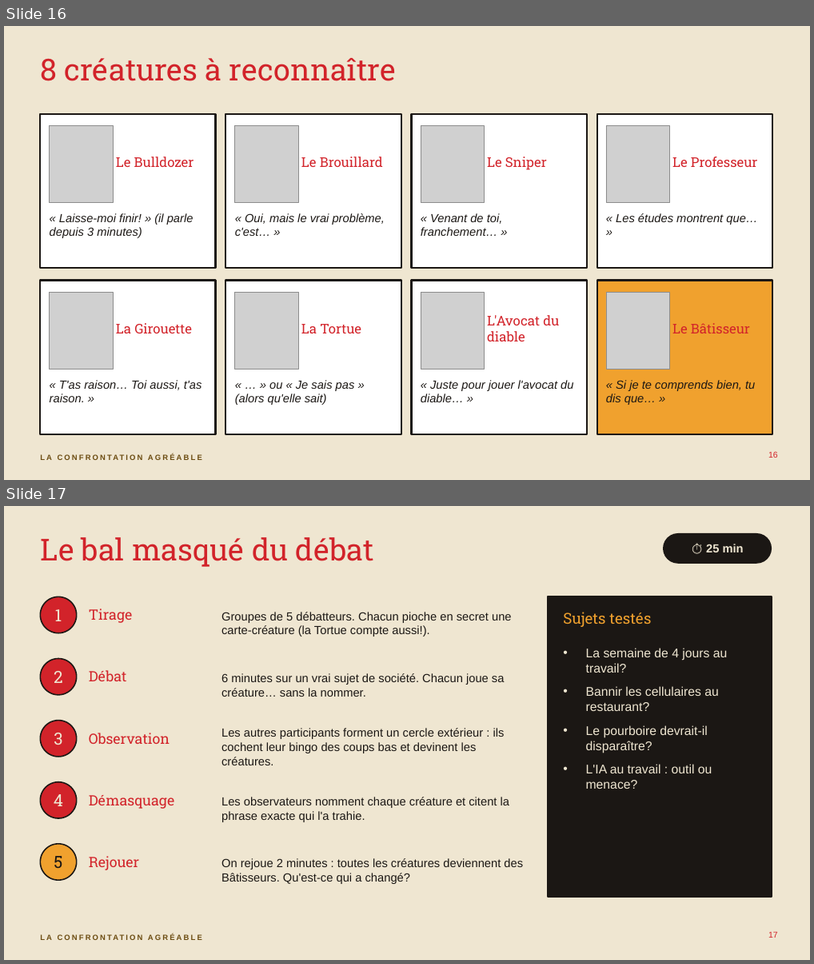
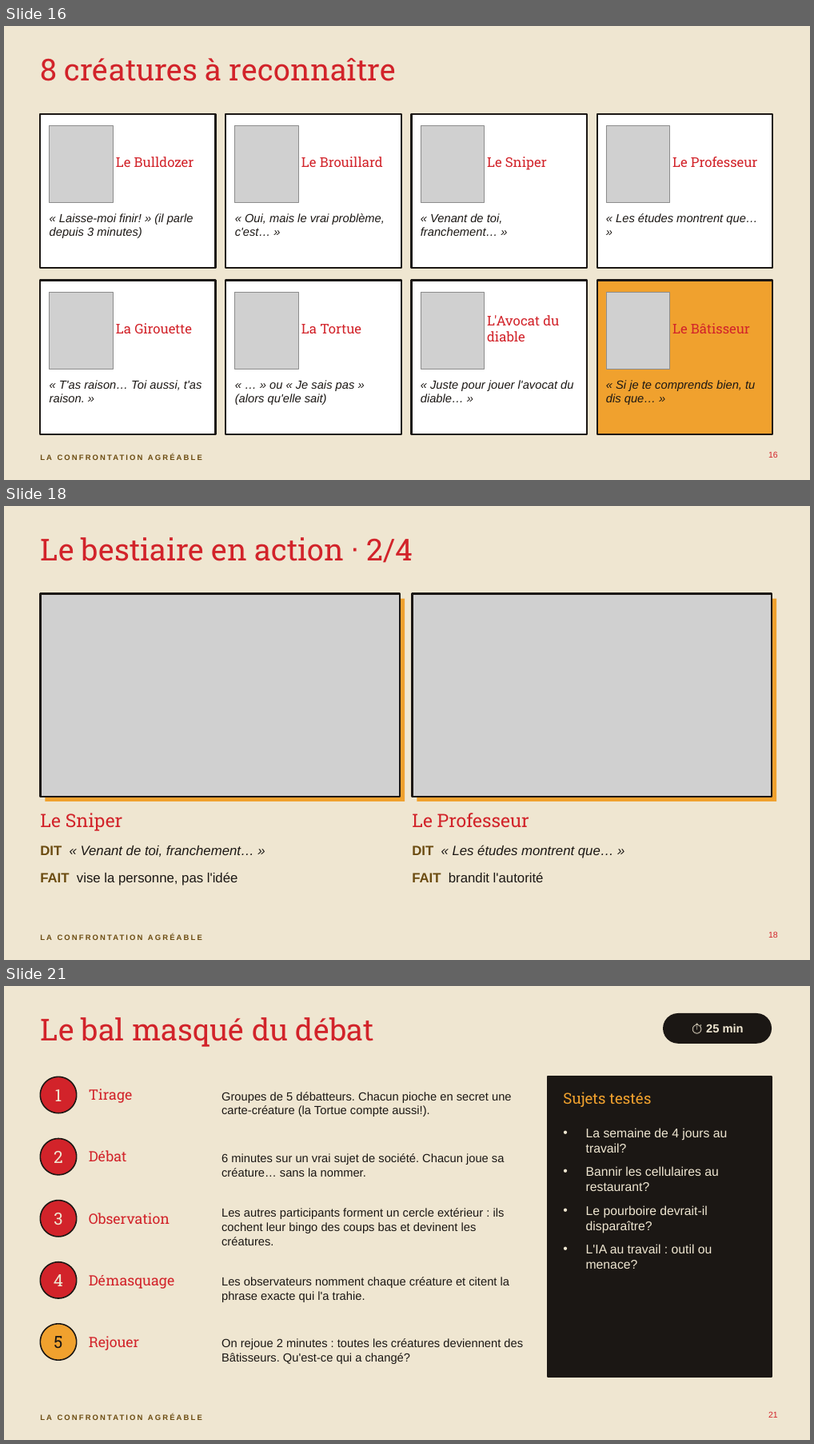
Before and after one commit to isabellepedneault111-ai/Chat-, a slide deck: debat-agreable/seminaire-confrontation-agreable.pptx. Shown one above the other, each under a label of ours: slides 16 and 17 before the commit, slides 16, 18 and 21 after it; the slides between them are not shown. The pictures are 814x964 and 814x1444 pixels, drawn with LibreOffice and Linux fonts; fonts in the diff are those of the drawing; grey boxes stand for pictures. Boxes give left, top, right and bottom in pixels: in the first picture for what was removed or moved away, otherwise in the second. Text is boxed around its words. In the diff, an @@ line names an element or a change of style, - is before the commit and + after.

```diff
--- a/debat-agreable/seminaire-confrontation-agreable.pptx
+++ b/debat-agreable/seminaire-confrontation-agreable.pptx
@@ slide 18 added at (4, 506, 810, 960), background #EFE6D1; not listed: 1 template element that a slide beside it also shows @@
@@ title added at (40, 537, 413, 563), 36 pt, text #D2232A @@
+Le bestiaire en action · 2/4
@@ picture added at (40, 594, 400, 796) @@
@@ rectangle added at (40, 594, 400, 796), outline #1B1714 2.5 pt @@
@@ rectangle added at (45, 599, 405, 801), fill #F0A12E @@
@@ picture added at (412, 594, 772, 796) @@
@@ rectangle added at (412, 594, 772, 796), outline #1B1714 2.5 pt @@
@@ rectangle added at (417, 599, 777, 801), fill #F0A12E @@
@@ text added at (40, 812, 122, 831), 22 pt, text #D2232A @@
+Le Sniper
@@ text added at (412, 812, 530, 827), 22 pt, text #D2232A @@
+Le Professeur
@@ text added at (40, 845, 254, 856), 16 pt, text #1B1714, italic @@
+DIT « Venant de toi, franchement… »
@@ text added at (412, 844, 614, 858), 16 pt, text #1B1714, italic @@
+DIT « Les études montrent que… »
@@ text added at (40, 872, 238, 885), 16 pt, text #1B1714 @@
+FAIT vise la personne, pas l'idée
@@ text added at (412, 872, 544, 882), 16 pt, text #1B1714 @@
+FAIT brandit l'autorité
@@ page number added at (769, 931, 778, 937), 10 pt, text #D2232A @@
+18
@@ what was slide 17 is now slide 21 @@
@@ page number at (769, 1411, 778, 1417): text changed @@
-17
+21
```
Also in this commit, not shown: 1 slide changed, 8 other slides added, 21 other files.
